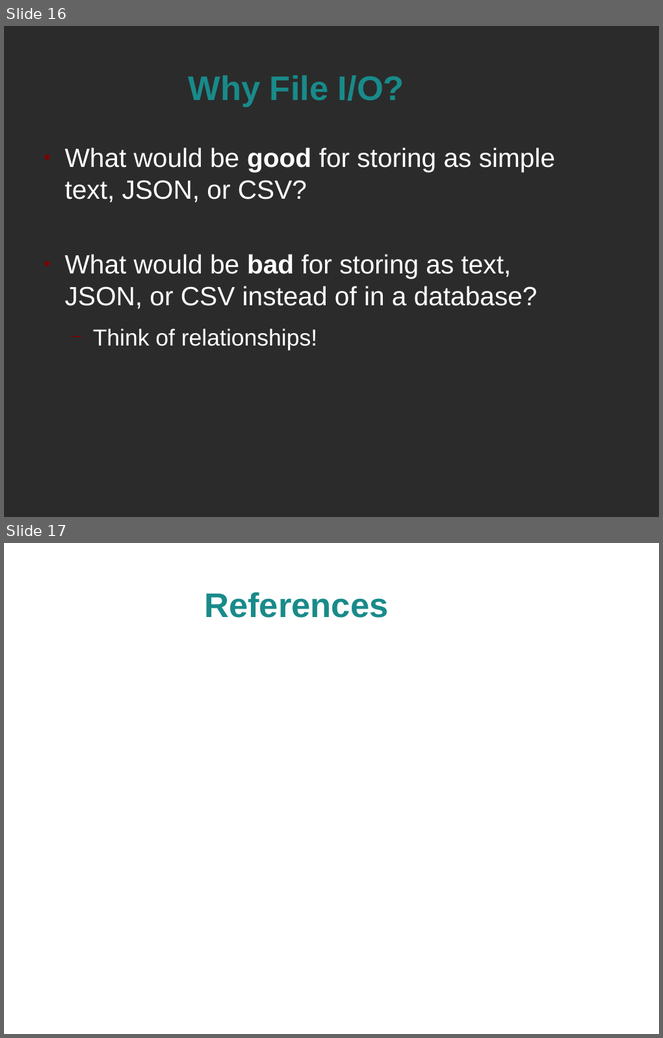
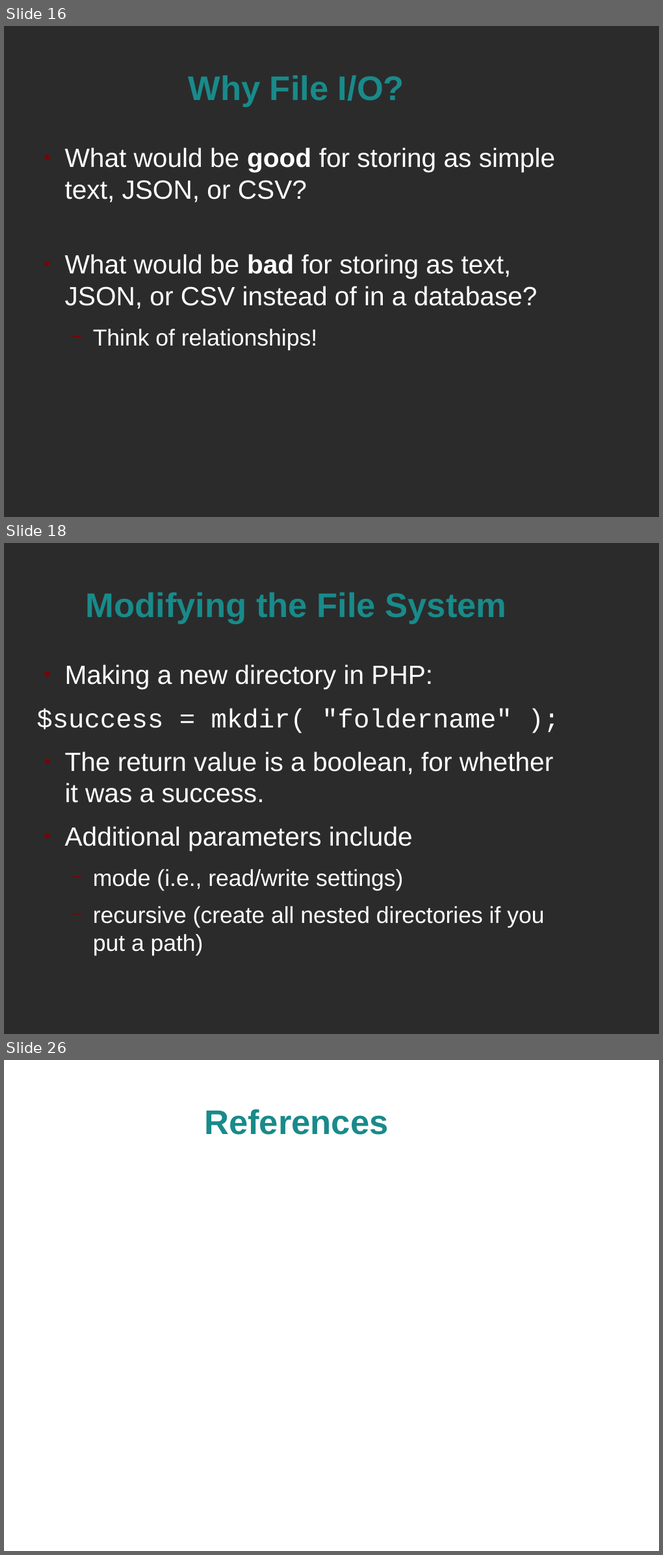
Before and after one commit to spellbindguy/Web-Development, a slide deck: Lectures/05 PHP/PHP and File IO.odp. Shown one above the other, each under a label of ours: slides 16 and 17 before the commit, slides 16, 18 and 26 after it; the slides between them are not shown. The pictures are 663x1038 and 663x1555 pixels, drawn with LibreOffice and Linux fonts; fonts in the diff are those of the drawing; background and template pictures are left out; a plain dark background stands for a picture behind light text. Boxes give left, top, right and bottom in pixels: in the first picture for what was removed or moved away, otherwise in the second. Text is boxed around its words. In the diff, an @@ line names an element or a change of style, - is before the commit and + after.

```diff
--- a/Lectures/05 PHP/PHP and File IO.odp
+++ b/Lectures/05 PHP/PHP and File IO.odp
@@ slide 18 added at box(4, 543, 659, 1034), background picture (left out) @@
@@ title added at box(86, 592, 507, 624), 41.4 pt, text #198A8A, bold @@
+Modifying the File System
@@ text added at box(36, 665, 554, 956), 32 pt, text #FFFFFF @@
+● Making a new directory in PHP:
+$success = mkdir( "foldername" );
+● The return value is a boolean, for whether it was a success.
+● Additional parameters include
+  − mode (i.e., read/write settings)
+  − recursive (create all nested directories if you put a path)
@@ what was slide 17 is now slide 26 @@
```
Also in this commit, not shown: 8 other slides added, 1 other file.
